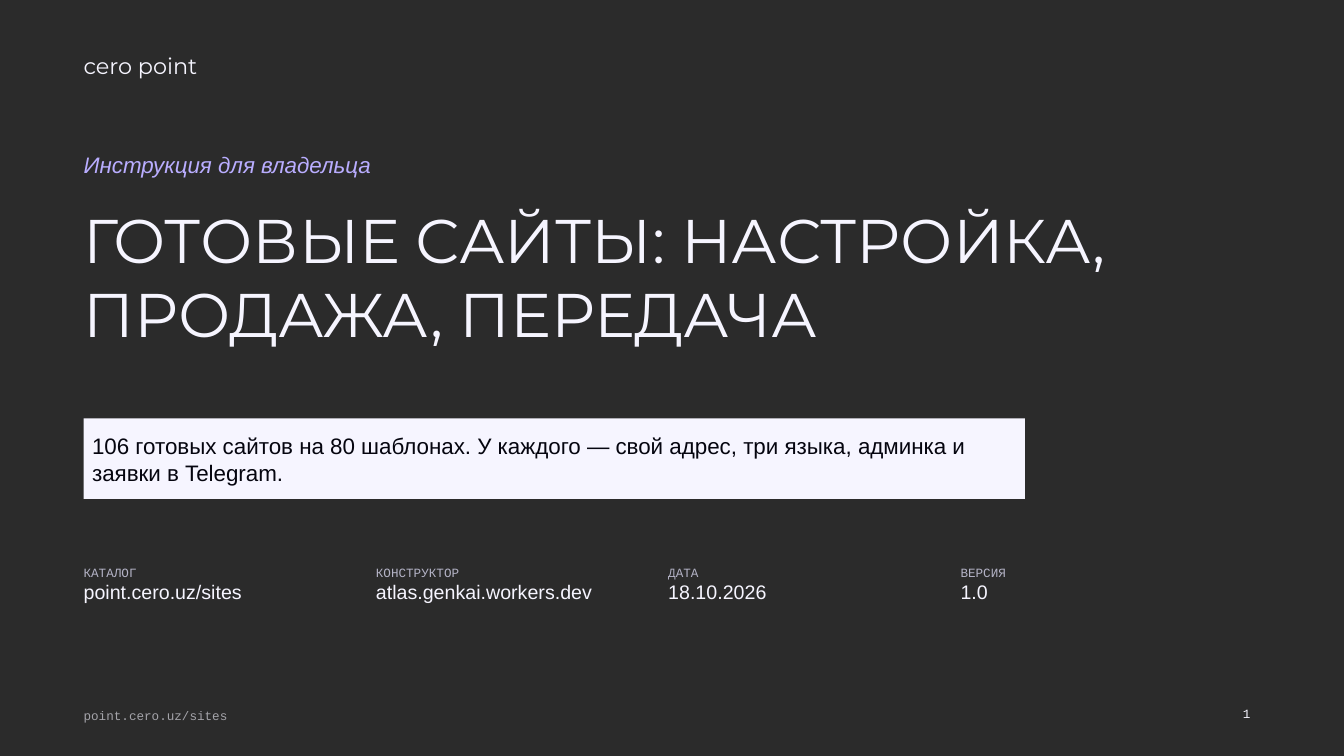
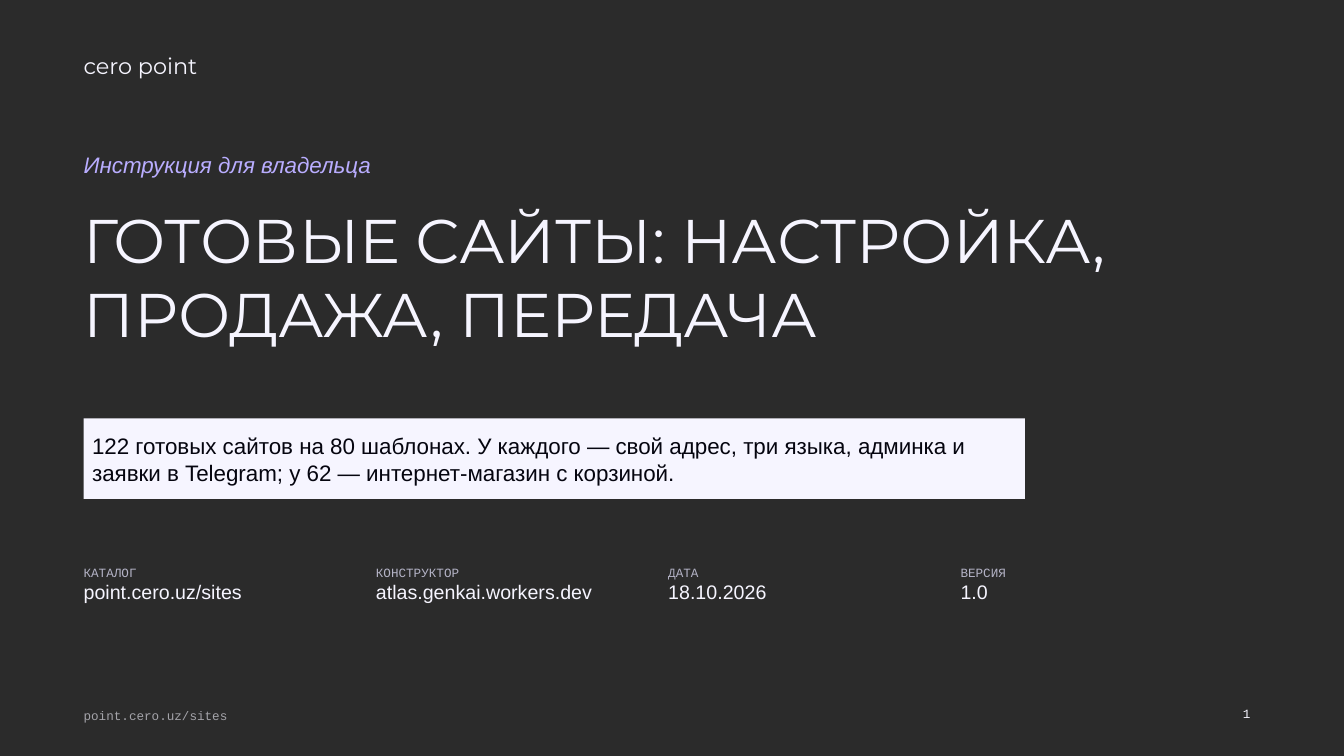
Before and after one commit to Genkkei/test, a slide deck: slide 1 of docs/deck/out/cero-point-gotovye-sajty.pptx. Drawn at 1344x756 pixels with LibreOffice and Linux fonts; fonts in the diff are those of the drawing; background and template pictures are left out; a plain dark background stands for a picture behind light text. Boxes give left, top, right and bottom in pixels: in the first picture for what was removed or moved away, otherwise in the second. Text is boxed around its words. In the diff, an @@ line names an element or a change of style, - is before the commit and + after.

```diff
--- a/docs/deck/out/cero-point-gotovye-sajty.pptx
+++ b/docs/deck/out/cero-point-gotovye-sajty.pptx
@@ text in rectangle at [92, 437, 964, 486]: text changed @@
-106 готовых сайтов на 80 шаблонах. У каждого — свой адрес, три языка, админка и заявки в Telegram.
+122 готовых сайтов на 80 шаблонах. У каждого — свой адрес, три языка, админка и заявки в Telegram; у 62 — интернет-магазин с корзиной.
```
Also in this commit, not shown: 2 other slides changed, 3 other files.
